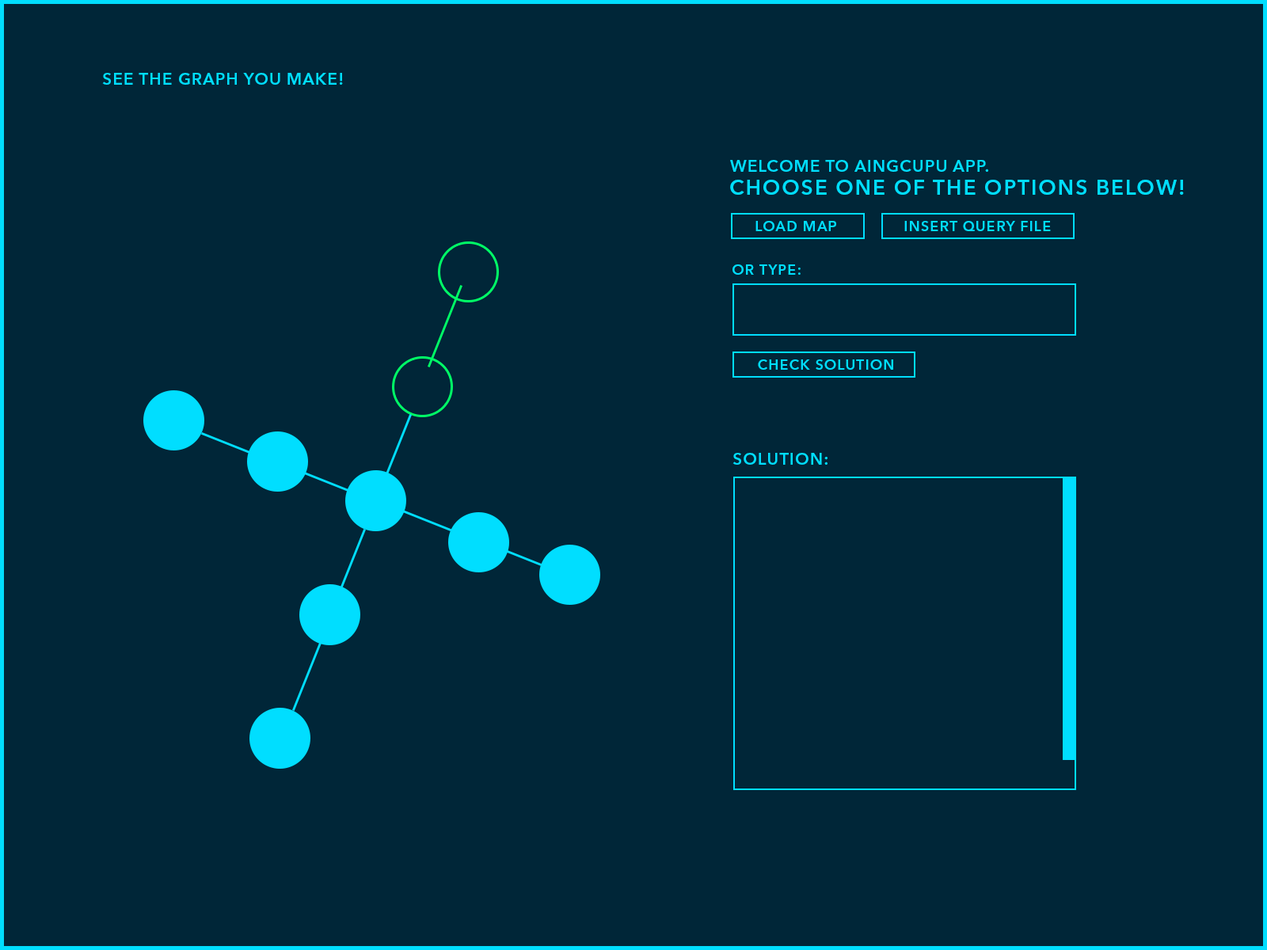
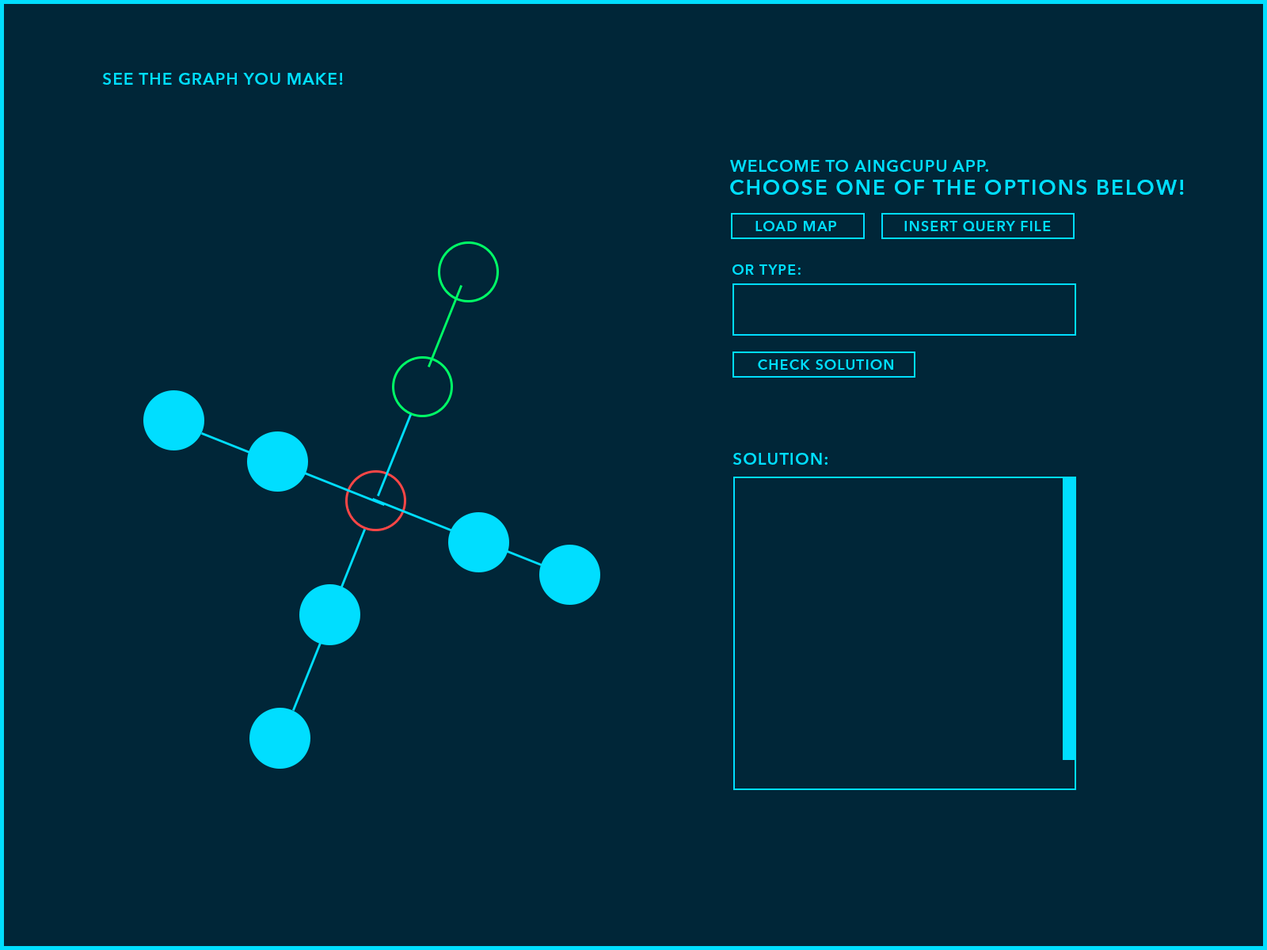
Before/after of a 1267x950 layered artwork. What changed in the layer stack:
pixels changed over box(345, 470, 407, 532) (layer not identified)
